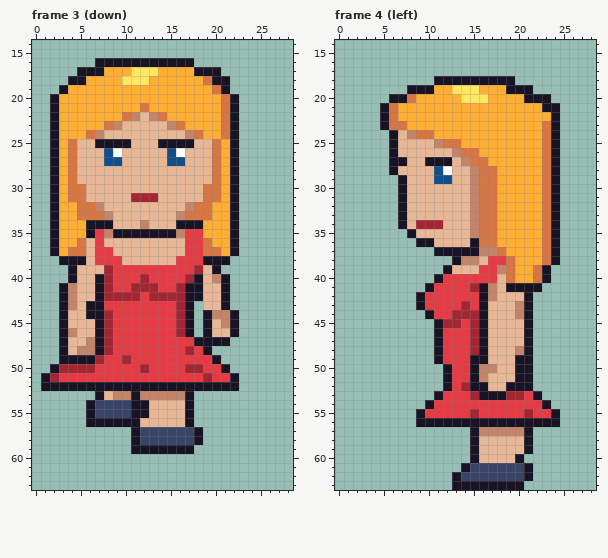
File history of a pixel-art file, art-tests/claude-drawn/dana.aseprite. That is the earlier state.
64x64 pixels, 12 frames. Shown: frame 3 (down): x 0..28, y 14..63; frame 4 (left): x 0..28, y 14..63. The commit also changed other frames, which this record leaves out.
After the commit:
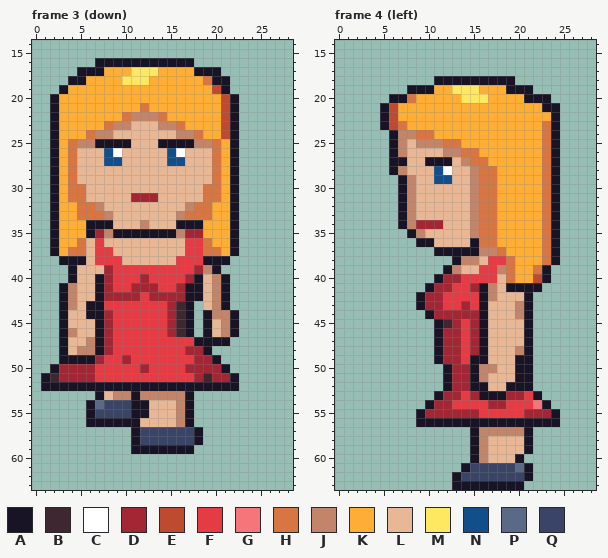
Palette (. is transparent): A #181425  B #3e2731  C #ffffff  D #a22633  E #be4a2f  F #e43b44  G #f6757a  H #d77643  J #c28569  K #feae34  L #e8b796  M #fee761  N #124e89  P #5a6988  Q #3a4466
Diff:
Frame 3 (down):
Colour D becomes colour B in rows 43 to 46 at x 16; in row 51 at x 2 and 19.
Colour F becomes colour D in row 35 at x 7 and 17 to 18; in rows 43 to 46 at x 15; in row 48 at x 18; in row 49 at x 18 to 19; in row 50 at x 19 to 20; in row 51 at x 3 to 6, 18 and 20 to 21.
Colour H becomes colour E in row 19 at x 20; in rows 20 to 24 at x 21.
Colour L becomes colour J in row 22 at x 12; in row 23 at x 10 and 14; in row 24 at x 8 and 16; in row 25 at x 5 to 6 and 18 to 19; in row 39 at x 19; in rows 41 to 43 at x 20.
Colour L becomes colour J in row 46 at x 21; in rows 54 to 56 at x 16.
Colour Q becomes colour P in row 54 at x 7.
Frame 4 (left):
Colour D becomes colour B in row 45 at x 12.
Colour F becomes colour D in row 40 at x 12 to 13; in row 41 at x 11 to 12; in rows 42 to 43 at x 10 to 11; in row 44 at x 11 to 12; in rows 46 to 49 at x 12 to 13; in rows 50 to 51 at x 13 to 14.
Colour F becomes colour D in row 52 at x 13; in row 53 at x 12 to 13; in row 54 at x 11 to 12 and 17 to 18; in row 55 at x 10 to 14 and 22 to 23.
Colour H becomes colour E in rows 21 to 23 at x 6; in row 40 at x 22.
Colour F becomes colour G in row 54 at x 22.
Colour L becomes colour J in row 24 at x 7; in row 25 at x 7 and 9 to 10; in row 26 at x 7 and 12; in row 28 at x 7; in rows 29 to 34 at x 8; in row 35 at x 9.
Colour L becomes colour J in row 39 at x 13; in rows 58 to 60 at x 16.
Colour Q becomes colour P in row 61 at x 20.
Pixel boxes of the changes (left, top, right, bottom) in both pictures:
changed: (77, 85, 230, 148)
changed: (95, 229, 104, 238)
changed: (167, 229, 230, 427)
changed: (50, 373, 104, 409)
changed: (389, 103, 551, 472)
